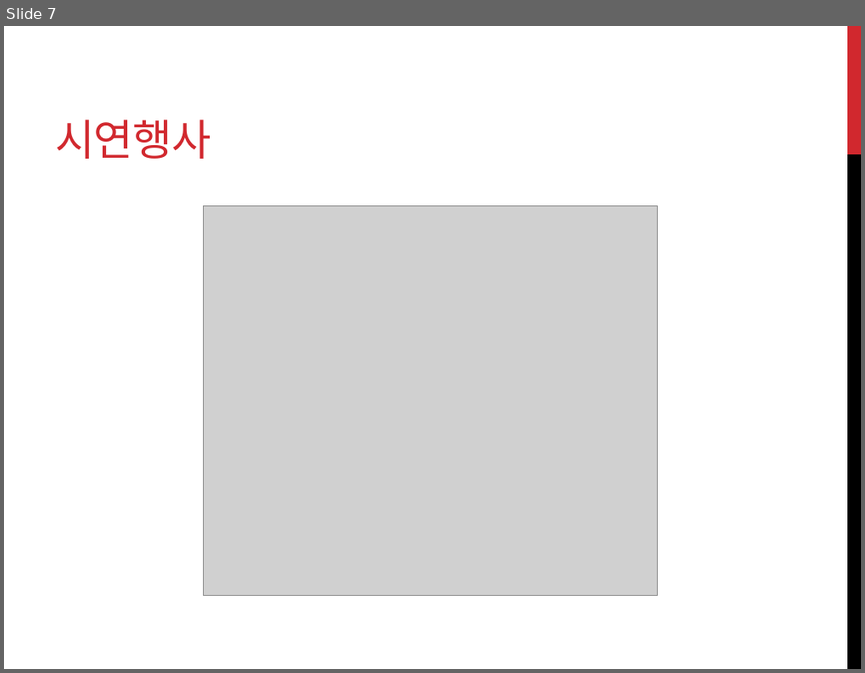
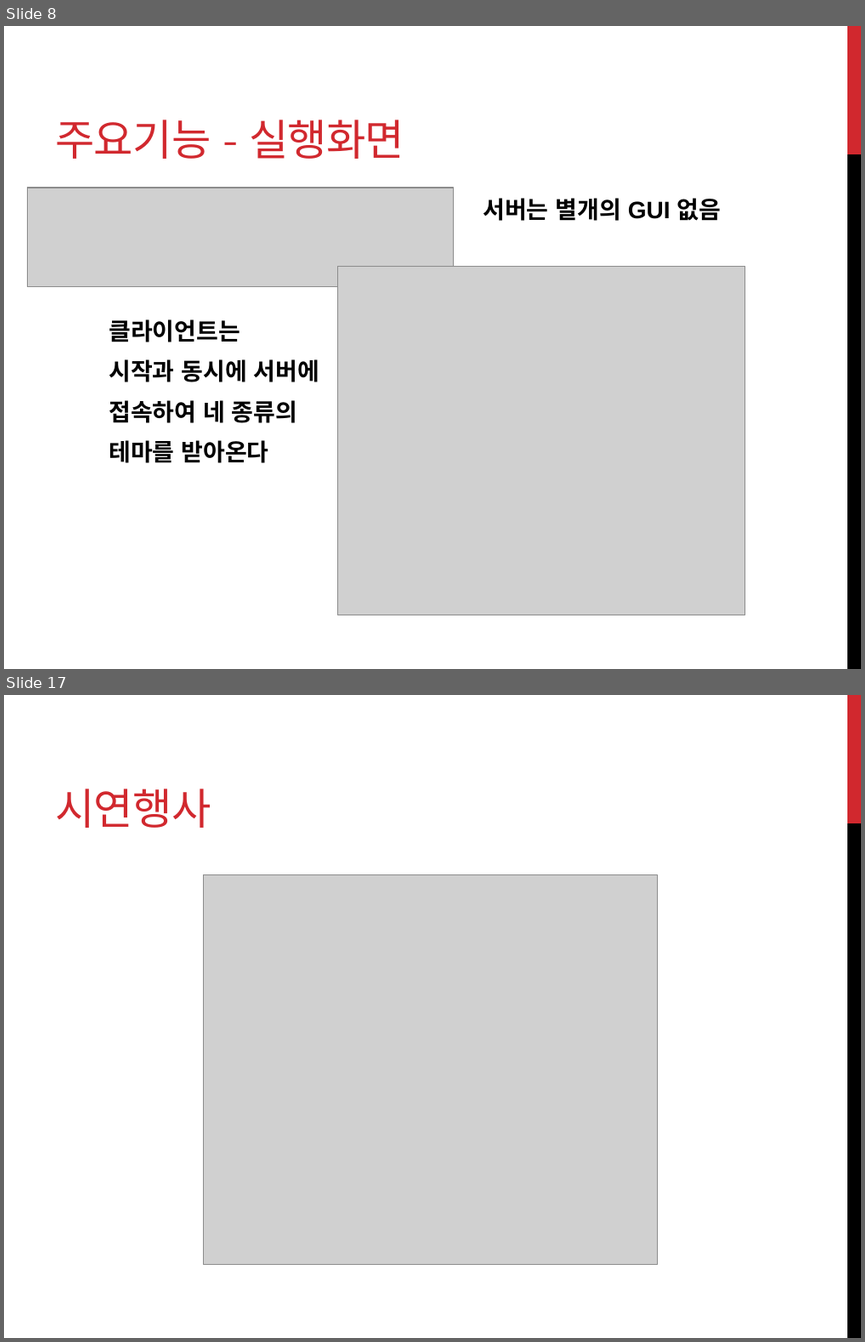
Before and after one commit to jinlee10/javaminiproj, a slide deck: Java_mini_proj_home/java_proj_PPT.pptx. Shown one above the other, each under a label of ours: slide 7 before the commit, slides 8 and 17 after it; the slides between them are not shown. The pictures are 865x673 and 865x1342 pixels, drawn with LibreOffice and Linux fonts; fonts in the diff are those of the drawing; grey boxes stand for pictures. Boxes give left, top, right and bottom in pixels: in the first picture for what was removed or moved away, otherwise in the second. Text is boxed around its words. In the diff, an @@ line names an element or a change of style, - is before the commit and + after.

```diff
--- a/Java_mini_proj_home/java_proj_PPT.pptx
+++ b/Java_mini_proj_home/java_proj_PPT.pptx
@@ slide 8 added at [4, 26, 861, 669], background #FFFFFF; not listed: 2 template elements that a slide beside it also shows @@
@@ title added at [55, 120, 404, 159], 36 pt, text #D1282E @@
+주요기능 - 실행화면
@@ picture added at [28, 188, 454, 287] @@
@@ text added at [109, 198, 721, 463], 20 pt, text #000000, bold @@
+서버는 별개의 GUI 없음
+클라이언트는
+시작과 동시에 서버에
+접속하여 네 종류의
+테마를 받아온다
@@ picture added at [338, 267, 745, 616] @@
@@ what was slide 7 is now slide 17 @@
```
Also in this commit, not shown: 1 slide changed, 9 other slides added.
